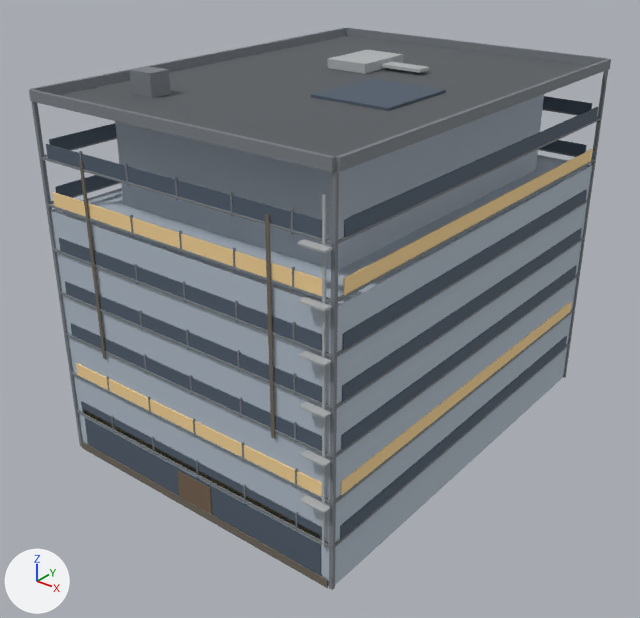
A saved change to the glTF model public/buildings/lot_3x4.glb.
One viewpoint serves both versions: a 50 mm lens placed at (46.1, -30.5, 36.3), pointed at (11.4, 12.8, 9.4). Arrows for +X, +Y and +Z are at lower left; the lights stay in place. The picture after the commit comes second. Vertices at exactly the same position are counted once.

Names of what the first picture shows: 'lot_3x4'.
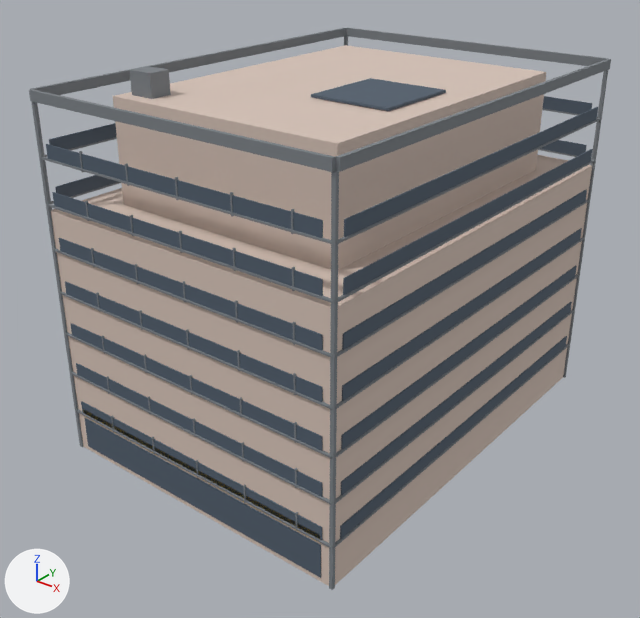
The change, as a diff of the scene's bpy script:
```diff
--- a/public/buildings/lot_3x4.glb.py
+++ b/public/buildings/lot_3x4.glb.py
@@ mat_lot_3x4 @@
 mat_lot_3x4 = principled_material('lot_3x4')
-mat_lot_3x4.base_color = (0.45, 0.52, 0.6)  # light grey #b3bfcb
+mat_lot_3x4.base_color = (0.68, 0.55, 0.48)  # pale pink #d7c4b8
 mat_lot_3x4.roughness = 0.85
@@ me_lot_3x4 @@
 # used by ob_lot_3x4; location = (0.0, 0.0, 0.0)
-me_lot_3x4.from_pydata(...)  # 952 vertices, 1440 faces; spans x -0.2..22.8, y -0.8..30.8, z 0.0..26.0
+me_lot_3x4.from_pydata(...)  # 832 vertices, 1260 faces; spans x -0.2..22.8, y -0.2..30.8, z 0.0..26.0
+# me_lot_3x4 part 1: 15 loose pieces with 120 vertices, spanning x 0.2..22.5, y -0.8..30.7, z 0.0..25.2, are deleted
+# me_lot_3x4 part 2: 48 faces spanning x 0.7..22.6, y -0.1..29.8, z 6.0..19.0 switch from mat_lot_3x4_lit_glass (beige #f9d799) to mat_lot_3x4_glass (greyish blue #505d6c)
 me_lot_3x4.materials.append(mat_lot_3x4)
-me_lot_3x4.materials.append(mat_lot_3x4_roof_felt)  # dark grey #595d61
 me_lot_3x4.materials.append(mat_lot_3x4_trim)
-me_lot_3x4.materials.append(mat_lot_3x4_metal)  # grey #b1b5b6
 me_lot_3x4.materials.append(mat_lot_3x4_sign)
-me_lot_3x4.materials.append(mat_lot_3x4_door)  # brown #766150
-me_lot_3x4.materials.append(mat_lot_3x4_dirt)  # brown #6f695d
```

What differs and where, as boxes [x1, y1, x2, y2] in the pictures (640 x 618 px):
'lot_3x4', recoloured, reshaped: [29, 28, 611, 590] in both
part 1 of me_lot_3x4, deleted: before [60, 36, 587, 588]
part 2 of me_lot_3x4, recoloured: [52, 149, 593, 497] in both
